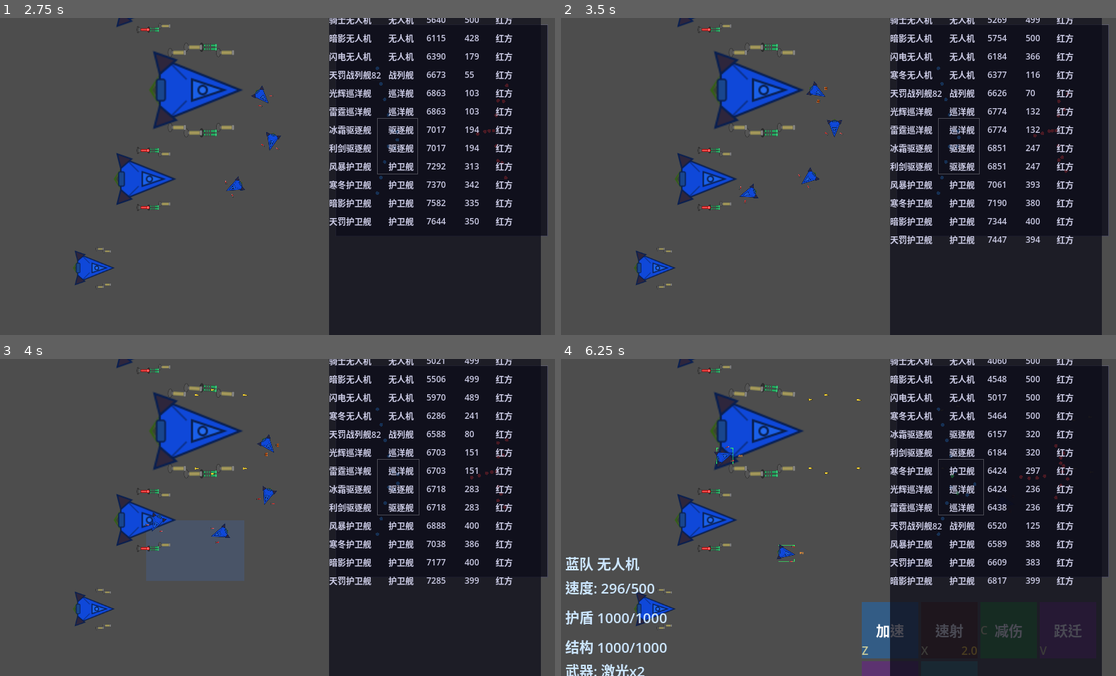
Above: before the commit, frames 1-4 (two rows, left to right).
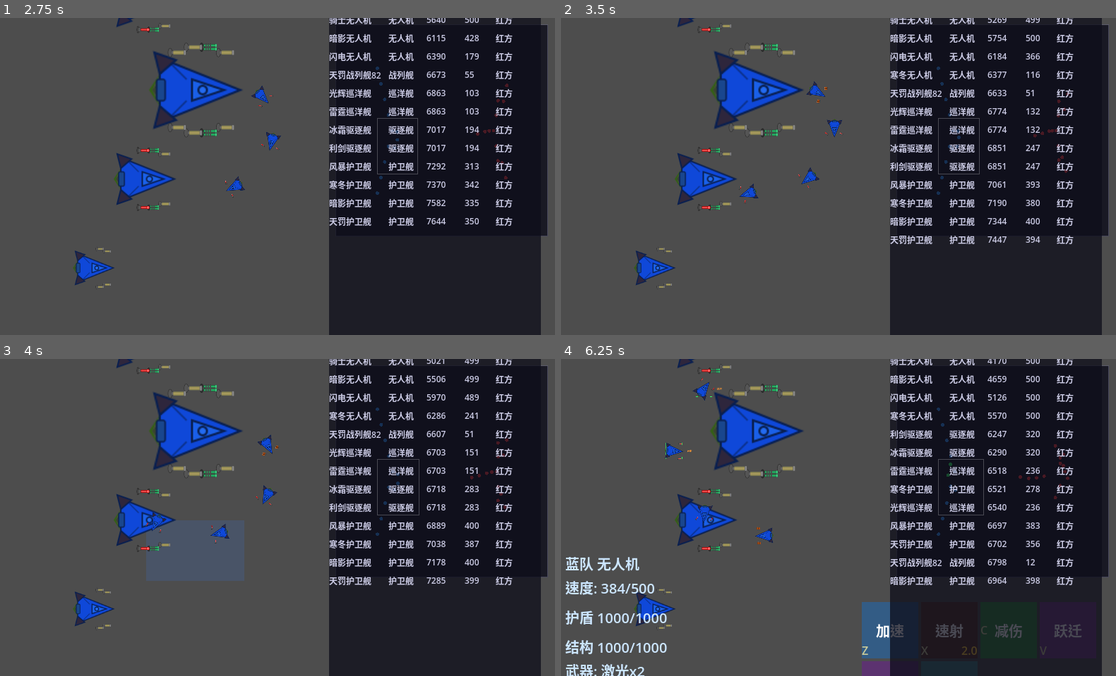
Above: after the commit, the same moments.

Repository: ZhanXuzhao/SpaceRTS
Game: Godot game, scene res://scenes/main.tscn
The game is run twice, just before and just after one commit, with the same random seed, the same clock (stepped at 60 frames per second) and the same inputs.
Inputs (mouse positions are in pixels of both pictures, inside the frame that each line leads up to):
- Up to frame 1 (2.75 s): click (432, 21) at 0.52 s; tap Enter at 1.25 s; move the mouse to (399, 160) at 1.27 s; hold W 1.28-2 s; tap R at 1.35 s; click (399, 160) at 1.42 s; drag from (160, 192) to (199, 90) at 2.02 s
- Up to frame 2 (3.5 s): move the mouse to (888, 106) at 2.77 s; hold W from 2.78 s (still down); tap H at 2.85 s
- Up to frame 3 (4 s): release W at 3.5 s; drag from (244, 580) to (144, 520) at 3.52 s
- Up to frame 4 (6.25 s): move the mouse to (1005, 565) at 4.27 s; hold A 4.28-5 s; tap G at 4.35 s; drag from (666, 469) to (749, 549) at 5.02 s; move the mouse to (860, 517) at 5.77 s; hold A from 5.78 s (still down); tap X at 5.85 s; click (860, 517) at 5.92 s

Frame 1 is identical in both runs. In frame 2, less than 0.1% of the frame differs, in the area x 78-86%, y 22-25%; in frame 3, 0.3%; in frame 4, 2.1%, in the area x 7-92%, y 0-74%.

Commit message:
refactor: 提取AI决策逻辑到ai_controller.gd，Unit不再区分玩家/AI
- 新建ai_controller.gd，接管红队全部AI决策（索敌、战术、自动技能）
- Unit._process() 仅保留执行层（炮塔、武器、PD、追逐、环绕、移动）
- 移除 _player_command_timer、_player_move_command，Unit不再区分玩家/AI
- unit_combat.gd 精简为纯执行函数（update_turrets/weapons/pd）
- unit_movement.gd 移除 player_move_command 引用
- main.gd 用 ai_controller.process_ai() 替换内联AI循环

Diff:
--- /dev/null
+++ b/scripts/ai_controller.gd
@@ -0,0 +1,145 @@
+extends Node
+
+## AI 控制器：负责红队的全部决策逻辑，通过 Unit 的公开命令接口下达指令。
+## Unit 本身不再区分玩家/AI，只执行外部命令。
+
+
+var all_units: Array[Unit] = []
+
+
+func init(units: Array[Unit]) -> void:
+	all_units = units
+
+
+func process_ai(_delta: float) -> void:
+	for unit in all_units:
+		if not is_instance_valid(unit) or unit.hull <= 0:
+			continue
+		if unit.team != Unit.Team.RED:
+			continue
+
+		# 1. 清理已死亡的目标引用
+		_clean_dead_targets(unit)
+
+		# 2. 无人机 AI：继承母舰目标 / 环绕母舰
+		if unit.home_battleship != null and is_instance_valid(unit.home_battleship):
+			_process_drone_ai(unit)
+
+		# 3. 索敌
+		if unit._current_target == null:
+			_select_target(unit)
+
+		# 4. 战术决策（保持距离 / 环绕射击 / 自动技能）
+		if unit._current_target != null:
+			_process_tactical(unit)
+
+
+# ----- 目标管理 -----
+
+func _clean_dead_targets(unit) -> void:
+	if is_instance_valid(unit._explicit_attack_target) and unit._explicit_attack_target.hull <= 0:
+		unit._explicit_attack_target = null
+	if is_instance_valid(unit._current_target) and unit._current_target.hull <= 0:
+		unit._current_target = null
+		unit._advance_command_queue()
+
+
+func _process_drone_ai(unit) -> void:
+	var mothership = unit.home_battleship
+	if not is_instance_valid(mothership) or mothership.hull <= 0:
+		return
+
+	if is_instance_valid(mothership._current_target) and mothership._current_target.hull > 0:
+		# 母舰有目标 → 无人机攻击同一目标（如果当前空闲或正环绕母舰）
+		var orbiting_home = (unit._orbit_target_unit == mothership)
+		if unit._current_target == null or orbiting_home:
+			unit._current_target = mothership._current_target
+			unit._is_orbit = false
+	elif unit._current_target == null and not unit._is_moving and not unit._is_orbit:
+		# 母舰无目标且无人机空闲 → 环绕母舰
+		unit.orbit_target(mothership)
+
+
+func _select_target(unit) -> void:
+	# 检查是否有进攻性武器（非 PD）
+	var has_offensive = _get_approach_range(unit) > 0
+	if has_offensive:
+		var enemy = _find_nearest_enemy(unit)
+		if enemy != null:
+			unit.attack_target(enemy)
+	else:
+		# 只有 PD → 环绕最大友军
+		if not unit._is_orbit or not is_instance_valid(unit._orbit_target_unit):
+			var largest = _find_largest_friendly(unit)
+			if largest != null and largest != unit:
+				unit.orbit_target(largest)
+
+
+func _find_largest_friendly(me: Unit) -> Unit:
+	var best: Unit = null
+	var best_tier := -1
+	for u in all_units:
+		if not is_instance_valid(u) or u.hull <= 0:
+			continue
+		if u.team != me.team or u == me:
+			continue
+		var t = Unit._ship_class_tier(u.class_type)
+		if t > best_tier:
+			best_tier = t
+			best = u
+	return best
+
+
+# ----- 战术决策 -----
+
+func _process_tactical(unit) -> void:
+	# 自动减速（技能 4）
+	if unit._skill_auto[4] and unit._skill_cooldowns[4] <= 0:
+		var slow_dist = unit.global_position.distance_to(unit._current_target.global_position)
+		if slow_dist <= GameConfig.SKILL_SLOW_RANGE:
+			unit.apply_slow_to_target(unit._current_target)
+
+	# 环绕射击模式
+	if unit.attack_mode == Unit.AttackMode.ORBIT_SHOOT:
+		if not unit._is_orbit or unit._orbit_target_unit != unit._current_target:
+			unit.orbit_target(unit._current_target)
+		return
+
+	# 保持距离模式
+	if unit.attack_mode == Unit.AttackMode.KEEP_DISTANCE:
+		var dist = unit.global_position.distance_to(unit._current_target.global_position)
+		var optimal = unit._get_max_range() * 0.7
+		var target_dist = optimal * 0.9
+		var dir = (unit._current_target.global_position - unit.global_position).normalized()
+		if dist > optimal:
+			unit._target_position = unit._current_target.global_position - dir * target_dist
+			unit._is_moving = true
+		elif dist < optimal * 0.8:
+			unit._target_position = unit._current_target.global_position - dir * target_dist
+			unit._is_moving = true
+
+
+# ----- 工具函数 -----
+
+static func _get_approach_range(unit) -> float:
+	var min_r := INF
+	for w in unit._slot_weapons:
+		if w == null or w.weapon_type == Weapon.WeaponType.PD:
+			continue
+		min_r = min(min_r, w.attack_range * unit._weapon_range_mult)
+	return min_r if min_r < INF else 0.0
+
+
+static func _find_nearest_enemy(unit) -> Unit:
+	var nearest: Unit = null
+	var nearest_dist = INF
+	for other in unit.all_units:
+		if other == unit or not is_instance_valid(other) or other.hull <= 0:
+			continue
+		if other.team == unit.team:
+			continue
+		var dist = unit.global_position.distance_to(other.global_position)
+		if dist < nearest_dist:
+			nearest_dist = dist
+			nearest = other
+	return nearest
--- a/scripts/main.gd
+++ b/scripts/main.gd
@@ -57,6 +57,9 @@
 # ----- 暂停 -----
 var _paused: bool = false
 
+# ----- AI 控制器 -----
+var _ai_controller: Node
+
 # ----- 菜单覆图层（CanvasLayer 始终在顶层） -----
 var _overlay: CanvasLayer
 
@@ -97,6 +100,9 @@
 
 	_spawn_units()
 
+	# ---- AI 控制器（管理红队全部 AI 决策）----
+	_ai_controller_init()
+
 
 func _process(delta: float) -> void:
 	if _game_over or _paused:
@@ -113,26 +119,9 @@
 		else:
 			i += 1
 
-	# ---- AI 控制器（红队自动攻击蓝队）----
-	for unit in _units:
-		if not is_instance_valid(unit) or unit.hull <= 0:
-			continue
-		if unit.team != Unit.Team.RED:
-			continue
-		# 如果没有目标或目标已死，找最近敌人
-		if not is_instance_valid(unit._current_target) or unit._current_target.hull <= 0:
-			# 检查是否有进攻性武器（非 PD）
-			var has_offensive = unit._get_approach_range() > 0
-			if has_offensive:
-				var enemy = unit.find_nearest_enemy()
-				if enemy != null:
-					unit.attack_target(enemy)
-			else:
-				# 只有 PD 则环绕最大友军
-				if not unit._is_orbit or not is_instance_valid(unit._orbit_target_unit):
-					var largest = _find_largest_friendly(unit)
-					if largest != null and largest != unit:
-						unit.orbit_target(largest)
+	# ---- AI 控制器（红队全部 AI 决策）----
+	if _ai_controller != null:
+		_ai_controller.process_ai(delta)
 
 	# ---- 边缘滚屏 ----
 	_edge_scroll(delta)
@@ -658,19 +647,11 @@
 				unit.move_to(world_pos)
 
 
-func _find_largest_friendly(me: Unit) -> Unit:
-	var best: Unit = null
-	var best_tier := -1
-	for u in _units:
-		if not is_instance_valid(u) or u.hull <= 0:
-			continue
-		if u.team != me.team or u == me:
-			continue
-		var t = Unit._ship_class_tier(u.class_type)
-		if t > best_tier:
-			best_tier = t
-			best = u
-	return best
+func _ai_controller_init() -> void:
+	var ctl = load("res://scripts/ai_controller.gd")
+	_ai_controller = ctl.new()
+	_ai_controller.init(_units)
+	add_child(_ai_controller)
 
 
 func _find_unit_at_world(world_pos: Vector2) -> Unit:
--- a/scripts/unit.gd
+++ b/scripts/unit.gd
@@ -121,10 +121,7 @@
 var _area_radius: float = 500.0
 var saved_move_target: Vector2
 var has_saved_move: bool = false
-## 玩家指令计时 >0 时 AI 不覆盖玩家行为
-var _player_command_timer: float = 0.0
-## 玩家下达移动指令（在到达目的地前阻止自动攻击的移动）
-var _player_move_command: bool = false
+
 
 # PD 拦截系统
 var _pd_target_pos: Vector2
@@ -233,15 +230,15 @@
 
 
 func _process(delta: float) -> void:
-	_player_command_timer = max(0.0, _player_command_timer - delta)
 	_update_cooldowns(delta)
 	_update_skill_timers(delta)
 	_update_shield(delta)
-	UNIT_COMBAT.update_target(self)
+
+	# ---- 执行层（不含任何 AI 决策）----
 	UNIT_COMBAT.update_turrets(self, delta)
-	UNIT_COMBAT.update_combat(self, delta)
-	UNIT_COMBAT.update_chase(self)
+	UNIT_COMBAT.update_weapons(self, delta)
 	UNIT_COMBAT.update_pd(self, delta)
+	_update_chase_execution()
 	_update_orbit(delta)
 	UNIT_MOVEMENT.update_drones(self, delta)
 	UNIT_MOVEMENT.update_movement(self, delta)
@@ -285,6 +282,45 @@
 		_shield_regen_delay -= delta
 	elif shield < max_shield:
 		shield = min(max_shield, shield + shield_regen_rate * delta)
+
+
+## 追逐当前目标（纯执行：在目标射程外则移动靠近，射程内则停火）
+func _update_chase_execution() -> void:
+	if _current_target == null or not is_instance_valid(_current_target) or _current_target.hull <= 0:
+		_current_target = null
+		if _is_area_attack:
+			# 攻击移动模式下自动索敌
+			_auto_target_in_area()
+		elif has_saved_move:
+			_target_position = saved_move_target
+			_is_moving = true
+			has_saved_move = false
+		return
+
+	# 环绕中不额外追逐（环绕逻辑自行处理移动）
+	if _is_orbit:
+		return
+
+	var approach_range = _get_approach_range()
+	if approach_range <= 0:
+		return
+
+	var dist = global_position.distance_to(_current_target.global_position)
+	if dist <= approach_range and _explicit_attack_target != null:
+		_is_moving = false
+	elif dist > approach_range:
+		var to_target = _current_target.global_position - global_position
+		var dir = to_target.normalized()
+		_target_position = _current_target.global_position - dir * approach_range * 0.85
+		_is_moving = true
+
+
+## 攻击移动模式下自动寻找范围内敌人
+func _auto_target_in_area() -> void:
+	if _is_area_attack and _current_target == null:
+		var target = UNIT_COMBAT.find_nearest_enemy_in_area(self)
+		if target != null:
+			_current_target = target
 
 
 func _update_orbit(delta: float) -> void:
@@ -776,8 +812,6 @@
 	_is_area_attack = false
 	_is_orbit = false
 	_current_target = target
-	_player_command_timer = 0.5
-	_player_move_command = false
 
 ## 将攻击目标加入指令队列末尾（Shift+右键点敌）
 func queue_attack_target(target: Unit) -> void:
@@ -795,8 +829,6 @@
 	_explicit_attack_target = null
 	_is_orbit = false
 	_current_target = null
-	_player_command_timer = 0.5
-	_player_move_command = false
 
 func move_to(target_pos: Vector2) -> void:
 	_command_queue.clear()
@@ -807,8 +839,6 @@
 	_explicit_attack_target = null
 	_is_orbit = false
 	_current_target = null
-	_player_command_timer = 0.5
-	_player_move_command = true
 
 ## 将移动点加入指令队列末尾（Shift+点地）
 func queue_move_to(target_pos: Vector2) -> void:
@@ -834,7 +864,6 @@
 	_is_orbit = true
 	_is_moving = true
 	_current_target = null
-	_player_command_timer = 0.5
 
 ## 从指令队列取出下一个指令并执行（移动到达/目标死亡后自动调用）
 func _advance_command_queue() -> void:
@@ -848,8 +877,6 @@
 			_is_orbit = false
 			_current_target = null
 			_explicit_attack_target = null
-			_player_command_timer = 0.5
-			_player_move_command = true
 			return
 		elif cmd.type == "attack":
 			if not is_instance_valid(cmd.target):
@@ -861,8 +888,6 @@
 				_is_attack_move = false
 				_is_area_attack = false
 				_is_orbit = false
-				_player_command_timer = 0.5
-				_player_move_command = false
 				return
 			# 目标已死亡，跳过继续取下一条
 
--- a/scripts/unit_combat.gd
+++ b/scripts/unit_combat.gd
@@ -1,127 +1,7 @@
 extends Resource
 
 
-static func update_target(unit) -> void:
-	# ---- 玩家指令保护：AI 不覆盖玩家刚下达的命令或指令队列 ----
-	if unit._player_command_timer > 0 or unit._command_queue.size() > 0:
-		# 仍然清理已死亡的目标引用
-		_clean_dead_targets(unit)
-		_find_new_target(unit)
-		return
-
-	# ---- 无人机 AI：继承母舰目标 / 环绕母舰 ----
-	if unit.home_battleship != null and is_instance_valid(unit.home_battleship):
-		var mothership = unit.home_battleship
-		if is_instance_valid(mothership._current_target) and mothership._current_target.hull > 0:
-			# 母舰有目标，如果无人机目前空闲（无目标/正环绕母舰），则攻击母舰目标
-			var orbiting_home: bool = (unit._orbit_target_unit == mothership)
-			if unit._current_target == null or orbiting_home:
-				unit._current_target = mothership._current_target
-				unit._is_orbit = false
-		elif unit._current_target == null and not unit._is_moving and not unit._is_orbit:
-			# 母舰无目标且无人机空闲，环绕母舰
-			unit.orbit_target(mothership)
-			return
-
-	# ---- 清理已死亡的目标引用 ----
-	_clean_dead_targets(unit)
-
-	# ---- 自动索敌 ----
-	_find_new_target(unit)
-
-static func _clean_dead_targets(unit) -> void:
-	if is_instance_valid(unit._explicit_attack_target) and unit._explicit_attack_target.hull <= 0:
-		unit._explicit_attack_target = null
-	if is_instance_valid(unit._current_target) and unit._current_target.hull <= 0:
-		unit._current_target = null
-		# 当前目标死亡，执行指令队列中的下一个操作
-		unit._advance_command_queue()
-
-static func _find_new_target(unit) -> void:
-	if unit._current_target == null:
-		if unit._explicit_attack_target != null:
-			unit._current_target = unit._explicit_attack_target
-		elif unit._is_attack_move:
-			unit._current_target = _find_nearest_enemy(unit)
-		elif unit._is_area_attack:
-			unit._current_target = _find_nearest_enemy_in_area(unit)
-		else:
-			unit._current_target = _find_nearest_enemy_in_range(unit)
-
-static func find_nearest_enemy(unit) -> Unit:
-	return _find_nearest_enemy(unit)
-
-static func find_nearest_enemy_in_area(unit) -> Unit:
-	return _find_nearest_enemy_in_area(unit)
-
-static func _find_nearest_enemy(unit) -> Unit:
-	var nearest: Unit = null
-	var nearest_dist = INF
-	for other in unit.all_units:
-		if other == unit or not is_instance_valid(other) or other.hull <= 0:
-			continue
-		if other.team == unit.team:
-			continue
-		var dist = unit.global_position.distance_to(other.global_position)
-		if dist < nearest_dist:
-			nearest_dist = dist
-			nearest = other
-	return nearest
-
-static func _find_nearest_enemy_in_area(unit) -> Unit:
-	var nearest: Unit = null
-	var nearest_dist = unit._area_radius
-	for other in unit.all_units:
-		if other == unit or not is_instance_valid(other) or other.hull <= 0:
-			continue
-		if other.team == unit.team:
-			continue
-		var dist = other.global_position.distance_to(unit._area_center)
-		if dist < nearest_dist:
-			nearest_dist = dist
-			nearest = other
-	return nearest
-
-static func _find_nearest_enemy_in_range(unit) -> Unit:
-	var nearest: Unit = null
-	var nearest_dist = unit._get_max_range()
-	if nearest_dist <= 0:
-		return null
-	for other in unit.all_units:
-		if other == unit or not is_instance_valid(other) or other.hull <= 0:
-			continue
-		if other.team == unit.team:
-			continue
-		var dist = unit.global_position.distance_to(other.global_position)
-		if dist < nearest_dist:
-			nearest_dist = dist
-			nearest = other
-	return nearest
-
-static func _get_approach_range(unit) -> float:
-	var min_r := INF
-	for w in unit._slot_weapons:
-		if w == null or w.weapon_type == Weapon.WeaponType.PD:
-			continue
-		min_r = min(min_r, w.attack_range * unit._weapon_range_mult)
-	return min_r if min_r < INF else 0.0
-
-static func _find_nearest_enemy_missile(unit, search_range: float) -> Node:
-	var nearest: Node = null
-	var nearest_dist = search_range
-	for proj in unit.get_tree().get_nodes_in_group("projectiles"):
-		if not is_instance_valid(proj):
-			continue
-		if proj.team == unit.team:
-			continue
-		if not proj.is_homing:
-			continue
-		var dist = unit.global_position.distance_to(proj.global_position)
-		if dist < nearest_dist:
-			nearest_dist = dist
-			nearest = proj
-	return nearest
-
+## 更新炮塔旋转朝向当前目标
 static func update_turrets(unit, delta: float) -> void:
 	if unit._current_target != null:
 		for i in range(unit.slot_count):
@@ -139,30 +19,16 @@
 	for i in range(min(unit._weapon_sprites.size(), unit.slot_count)):
 		unit._weapon_sprites[i].rotation = unit._slot_angles[i]
 
-static func update_combat(unit, delta: float) -> void:
-	if unit._player_move_command:
-		# 玩家移动指令优先，不执行自动攻击的保持距离移动逻辑（武器仍可开火）
-		pass
-	elif unit.attack_mode == Unit.AttackMode.KEEP_DISTANCE and is_instance_valid(unit._current_target) and unit._current_target.hull > 0:
-		var dist = unit.global_position.distance_to(unit._current_target.global_position)
-		var optimal = unit._get_max_range() * 0.7
-		var target_dist = optimal * 0.9
-		var dir = (unit._current_target.global_position - unit.global_position).normalized()
-		if dist > optimal:
-			unit._target_position = unit._current_target.global_position - dir * target_dist
-			unit._is_moving = true
-		elif dist < optimal * 0.8:
-			unit._target_position = unit._current_target.global_position - dir * target_dist
-			unit._is_moving = true
-	# 自动释放减速（技能 4）：有目标且自动模式开启且在射程内
-	if unit._skill_auto[4] and is_instance_valid(unit._current_target) and unit._current_target.hull > 0 and unit._current_target.team != unit.team:
-		var slow_dist = unit.global_position.distance_to(unit._current_target.global_position)
-		if slow_dist <= GameConfig.SKILL_SLOW_RANGE and unit._skill_cooldowns[4] <= 0:
-			unit.apply_slow_to_target(unit._current_target)
+
+## 激光周期计时 + 武器开火（纯执行，不含 AI 决策）
+static func update_weapons(unit, delta: float) -> void:
+	# 激光周期计时
 	unit._laser_cycle_timer -= delta
 	var laser_on = unit._laser_cycle_timer > 0
 	if unit._laser_cycle_timer <= -GameConfig.LASER_COOLDOWN_DURATION:
 		unit._laser_cycle_timer = unit._laser_attack_duration
+
+	# 武器开火
 	var max_range = unit._get_max_range()
 	if unit._current_target != null and max_range > 0:
 		var dist = unit.global_position.distance_to(unit._current_target.global_position)
@@ -180,40 +46,8 @@
 					else:
 						unit._slot_cooldowns[i] = w.cooldown
 
-static func update_chase(unit) -> void:
-	var approach_range = _get_approach_range(unit)
-	if unit._player_move_command:
-		return  # 玩家移动指令优先，不执行自动攻击的追逐逻辑
-	if unit.attack_mode == Unit.AttackMode.ORBIT_SHOOT and unit._current_target != null and is_instance_valid(unit._current_target) and unit._current_target.hull > 0 and unit._current_target.team != unit.team:
-		if not unit._is_orbit or unit._orbit_target_unit != unit._current_target:
-			unit.orbit_target(unit._current_target)
-		return
-	if unit._current_target != null and approach_range > 0:
-		var dist = unit.global_position.distance_to(unit._current_target.global_position)
-		if dist <= approach_range and unit._explicit_attack_target != null:
-			unit._is_moving = false
-		elif dist > approach_range:
-			var should_chase := false
-			if unit._explicit_attack_target != null:
-				should_chase = true
-			elif unit._is_attack_move:
-				should_chase = true
-			elif not unit._is_moving:
-				should_chase = true
-			if should_chase:
-				var to_target = unit._current_target.global_position - unit.global_position
-				var dir = to_target.normalized()
-				unit._target_position = unit._current_target.global_position - dir * approach_range * 0.85
-				unit._is_moving = true
-			if not should_chase and is_instance_valid(unit._current_target):
-				if dist > approach_range * 1.2:
-					unit._current_target = null
-	elif unit._current_target == null:
-		if unit.has_saved_move:
-			unit._target_position = unit.saved_move_target
-			unit._is_moving = true
-			unit.has_saved_move = false
 
+## PD 拦截系统（纯执行）
 static func update_pd(unit, _delta: float) -> void:
 	unit._pd_has_target = false
 	var nearest_pd_range := 0.0
@@ -236,3 +70,59 @@
 		if proj != null:
 			unit._slot_cooldowns[i] = w.cooldown
 			proj.take_damage(w.damage)
+
+
+# ----- 工具函数（供 Unit 和 AI Controller 使用）-----
+
+static func find_nearest_enemy(unit) -> Unit:
+	return _find_nearest_enemy(unit)
+
+static func find_nearest_enemy_in_area(unit) -> Unit:
+	return _find_nearest_enemy_in_area(unit)
+
+
+static func _find_nearest_enemy(unit) -> Unit:
+	var nearest: Unit = null
+	var nearest_dist = INF
+	for other in unit.all_units:
+		if other == unit or not is_instance_valid(other) or other.hull <= 0:
+			continue
+		if other.team == unit.team:
+			continue
+		var dist = unit.global_position.distance_to(other.global_position)
+		if dist < nearest_dist:
+			nearest_dist = dist
+			nearest = other
+	return nearest
+
+
+static func _find_nearest_enemy_in_area(unit) -> Unit:
+	var nearest: Unit = null
+	var nearest_dist = unit._area_radius
+	for other in unit.all_units:
+		if other == unit or not is_instance_valid(other) or other.hull <= 0:
+			continue
+		if other.team == unit.team:
+			continue
+		var dist = other.global_position.distance_to(unit._area_center)
+		if dist < nearest_dist:
+			nearest_dist = dist
+			nearest = other
+	return nearest
+
+
+static func _find_nearest_enemy_missile(unit, search_range: float) -> Node:
+	var nearest: Node = null
+	var nearest_dist = search_range
+	for proj in unit.get_tree().get_nodes_in_group("projectiles"):
+		if not is_instance_valid(proj):
+			continue
+		if proj.team == unit.team:
+			continue
+		if not proj.is_homing:
+			continue
+		var dist = unit.global_position.distance_to(proj.global_position)
+		if dist < nearest_dist:
+			nearest_dist = dist
+			nearest = proj
+	return nearest
--- a/scripts/unit_movement.gd
+++ b/scripts/unit_movement.gd
@@ -11,7 +11,6 @@
 		if unit.global_position.distance_to(unit.attack_move_destination) < 4.0:
 			unit._is_attack_move = false
 			unit._is_moving = false
-			unit._player_move_command = false
 	elif not unit._is_attack_move and unit._current_target == null:
 		if unit.global_position.distance_to(unit._target_position) < 4.0:
 			# 到达目标点，执行指令队列中的下一个操作
@@ -19,13 +18,11 @@
 				unit._advance_command_queue()
 			else:
 				unit._is_moving = false
-				unit._player_move_command = false
 
 static func _move_toward_target(unit, delta: float) -> void:
 	var distance = unit.global_position.distance_to(unit._target_position)
 	if distance < 4.0:
 		unit._is_moving = false
-		unit._player_move_command = false
 		unit.velocity = Vector2.ZERO
 		return
 
